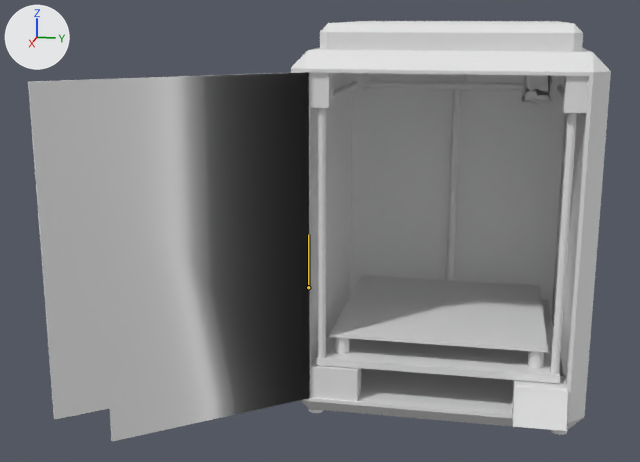
The FBX model blender_FBX/3D_printer.fbx: old version first, new version second.
Both versions are drawn from a 50 mm camera at (3.52, 0.18, 1.47) aimed at (0.33, -0.46, 0.67). Arrows for +X, +Y and +Z are at upper left; the lights stay in place. The older version comes first. Both versions are drawn at frame 250 of the action 'Armature|ArmatureAction'; the numbers are the values there. The bones that change are drawn over the model as lines.

The first picture shows 'Corpus', 'Direction X', 'Direction Z1', 'Direction Z2', 'Direction Z3', 'Door', 'Extruder', 'Table'.
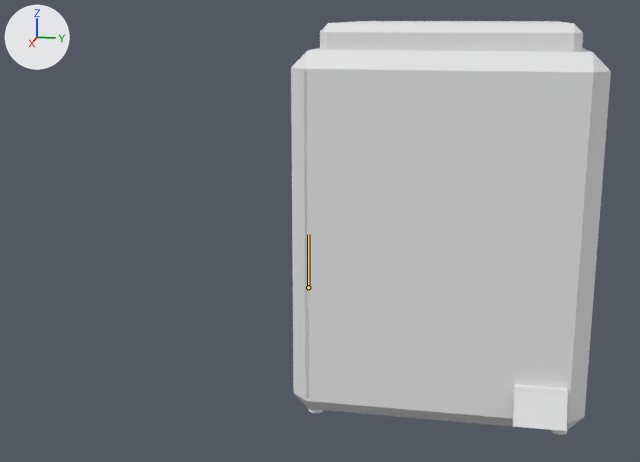
What differs and where, as boxes [x1, y1, x2, y2] in the pictures (640 x 462 px):
'Door', posed (7% shorter): before [28, 72, 311, 441]; after [306, 72, 589, 415]
'Corpus', unchanged, covered by the edit: [291, 21, 611, 435] in both
'Table', unchanged, covered by the edit: before [316, 275, 560, 384]
'Direction Z3', unchanged, covered by the edit: before [551, 113, 577, 375]
'Direction Z2', unchanged, covered by the edit: before [318, 108, 326, 366]

The change in detail:
Bone 'Bone.006' (bone_bone_006) turns from (0, -141, 0) to (0, 0, 0) degrees about its own x, y and z.
